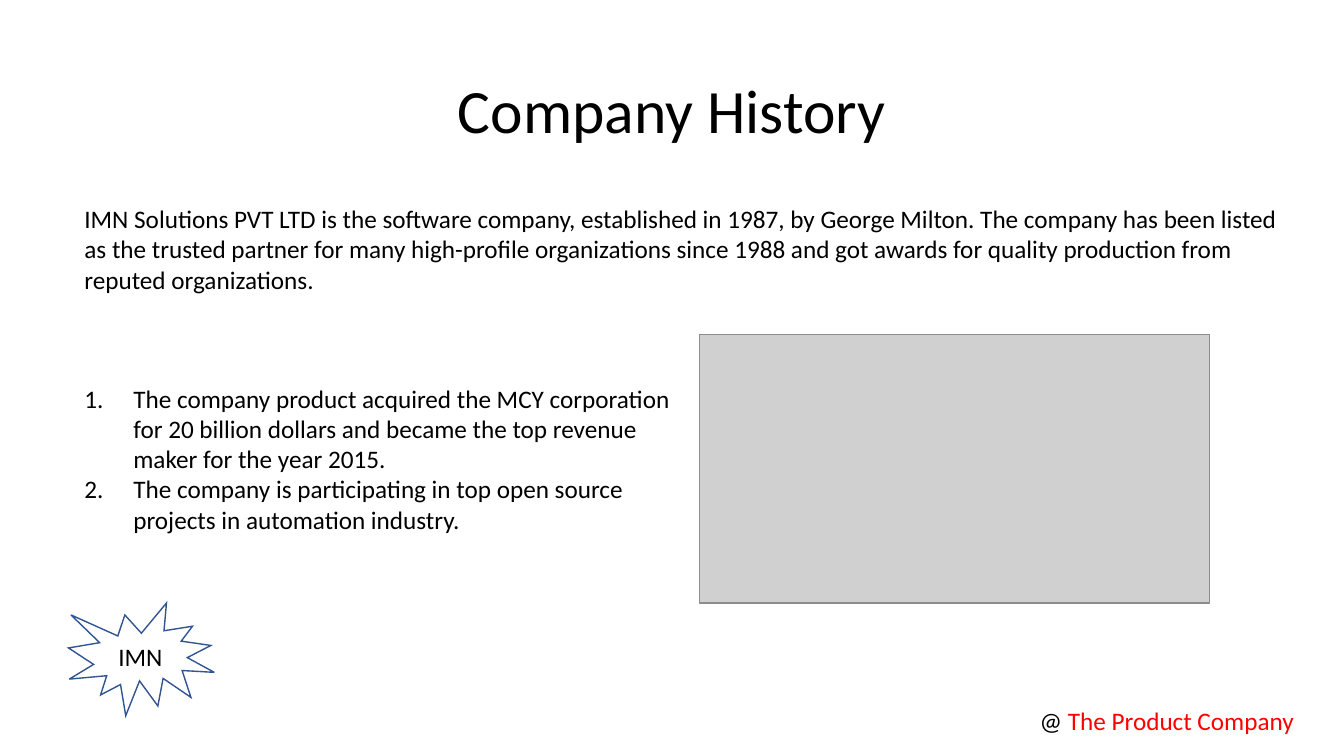
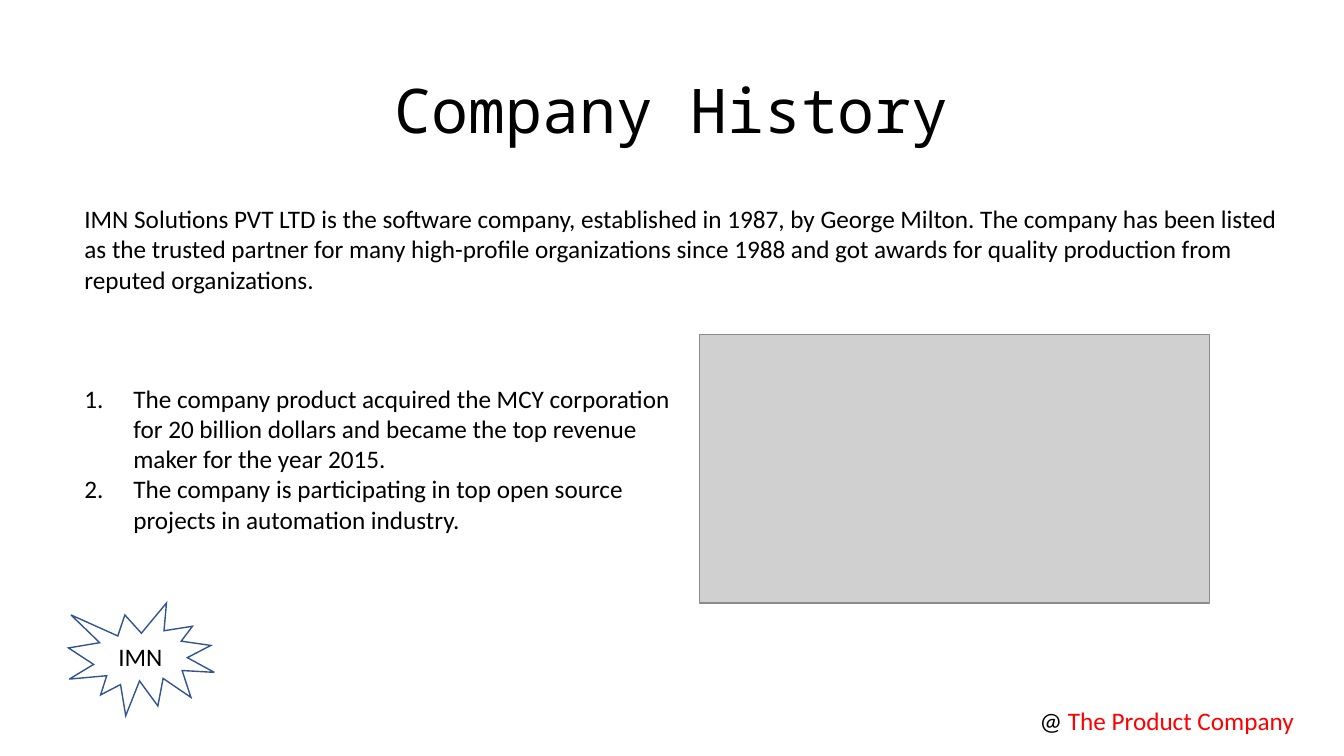
Before and after one commit to SyncfusionExamples/PowerPoint-Examples, a slide deck: slide 1 of PPTX-to-Image-conversion/Add-font-substitution/.NET/Add-font-substitution/Data/Template.pptx. Drawn at 1344x756 pixels with LibreOffice and Linux fonts; fonts in the diff are those of the drawing; grey boxes stand for pictures. Boxes give left, top, right and bottom in pixels: in the first picture for what was removed or moved away, otherwise in the second. Text is boxed around its words. In the diff, an @@ line names an element or a change of style, - is before the commit and + after.

```diff
--- a/PPTX-to-Image-conversion/Add-font-substitution/.NET/Add-font-substitution/Data/Template.pptx
+++ b/PPTX-to-Image-conversion/Add-font-substitution/.NET/Add-font-substitution/Data/Template.pptx
@@ title "Company History" at bbox=[395, 86, 949, 148]: font Calibri to Noto Sans Mono @@
```
Also in this commit, not shown: 1 other slide changed, 2 other files.
